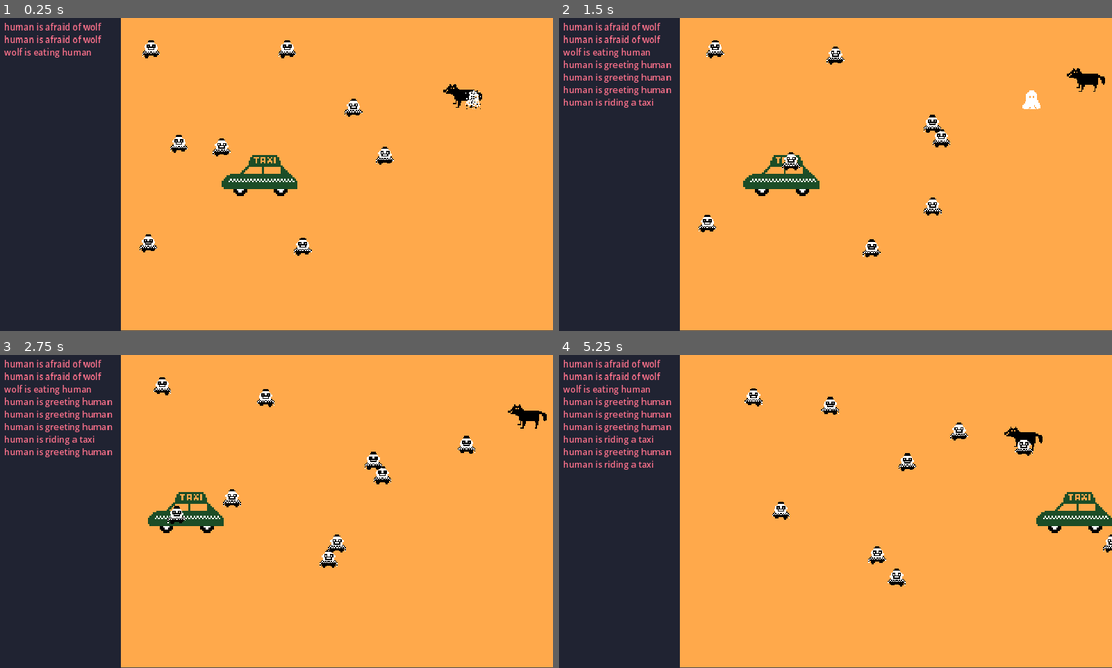
Above: before the commit, frames 1-4 (two rows, left to right).
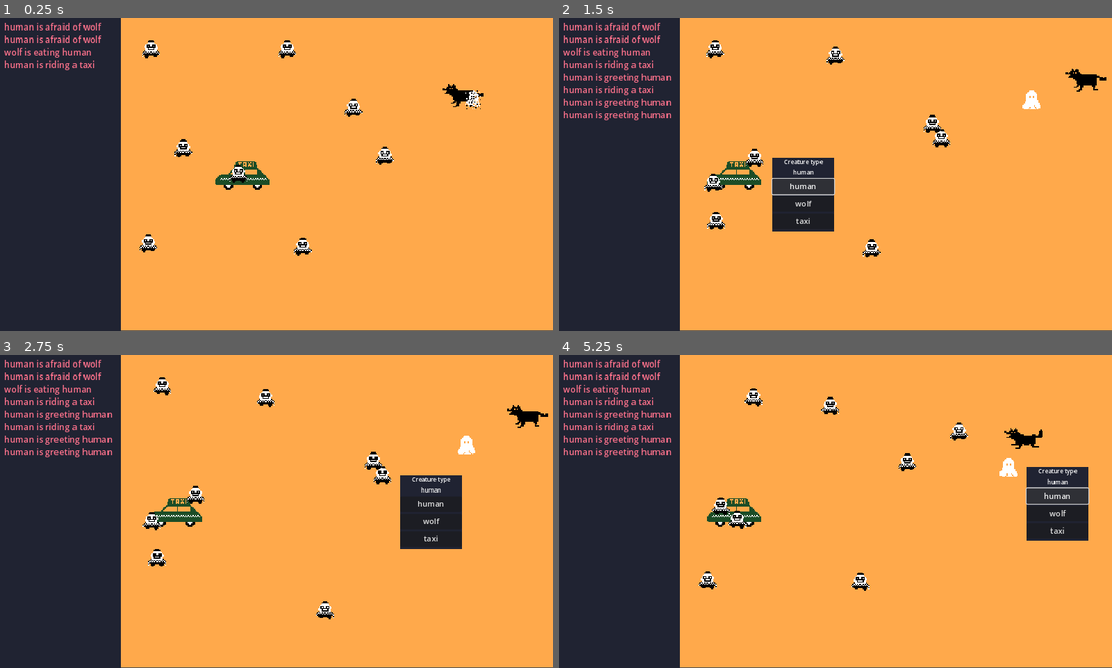
Above: after the commit, the same moments.

Repository: matiasautio/ld55-summoning
Game: Godot game, scene res://levels/test_level.tscn
Same seed, same stepped clock (60 frames per second), same inputs: the game is played once before the commit and once after it.
Inputs (mouse positions are in pixels of both pictures, inside the frame that each line leads up to):
- Up to frame 1 (0.25 s): no input
- Up to frame 2 (1.5 s): move the mouse to (758, 146) at 0.52 s; click (758, 146) at 0.67 s; click (802, 187) at 1.25 s, where only the run after the commit has a clickable "human"
- Up to frame 3 (2.75 s): move the mouse to (381, 473) at 2.02 s; click (381, 473) at 2.17 s
- Up to frame 4 (5.25 s): click (990, 505) at 2.75 s, where only the run after the commit has a clickable "human"; move the mouse to (885, 558) at 3.52 s; click (885, 558) at 3.67 s; move the mouse to (1006, 467) at 4.27 s; click (1006, 467) at 4.42 s; click (1056, 495) at 5 s, where only the run after the commit has a clickable "human"

The runs differ from the first frame. In frame 1, 1.4% of the frame differs, in the area x 0-88%, y 13-57%; in frame 2, 4.5%; in frame 3, 4.8%; in frame 4, 5.1%, in the area x 0-100%, y 13-76%.

Commit message:
UI to change creature types.

Diff:
--- a/creatures/taxi.gd
+++ b/creatures/taxi.gd
@@ -5,6 +5,7 @@
 
 var new_pos = Vector2.ZERO
 var movement = 1000
+var can_move = true
 var should_move = false
 var passenger = null
 var screen_size
@@ -17,31 +18,35 @@
 
 func die():
 	pass
-	#Console.add_message(type + " is getting chewed")
 
 
 func _physics_process(delta):
-	if should_move:
+	if should_move and can_move:
+		passenger.position = $RidingPos.global_position
 		position = position.lerp(new_pos, delta * 2)
 		if position.distance_to(new_pos) < size.x / 2:
-			#print("reached taxi goal")
-			passenger.reparent(get_parent())
+			should_move = false
 			passenger.can_move = true
-			should_move = false
+			passenger.current_action = null
+			passenger.find_new_pos()
+			passenger = null
 	position = position.clamp(Vector2(313,64), screen_size)
+
+
+func _on_input_event(viewport, event, shape_idx):
+	if event is InputEventMouseButton and event.button_mask == 0:
+		can_move = false
+		Console.show_popup(self)
 
 
 func move(_passenger):
 	if !should_move:
 		passenger = _passenger
 		passenger.can_move = false
-		passenger.reparent(self)
-		passenger.position = Vector2.ZERO#$RidingPos.position
-		print(passenger.position, $RidingPos.position, position)
+		passenger.position = $RidingPos.global_position
 		movement = movement * -1
 		new_pos = global_position + Vector2(movement, 0)
 		new_pos = new_pos.clamp(Vector2(313,64), screen_size)
-		#print(new_pos)
 		should_move = true
 
 
@@ -52,3 +57,15 @@
 
 func specific_goal():
 	return $RidingPos.global_position
+
+
+func change_type(new_type):
+	#print("my new type is ", new_type)
+	if monitorable:
+		monitorable = false
+	type = new_type
+	monitorable = true
+
+
+func enable_move():
+	can_move = true
--- a/creatures/taxi.tscn
+++ b/creatures/taxi.tscn
@@ -25,7 +25,7 @@
 script = ExtResource("1_tcwuf")
 
 [node name="AnimatedSprite2D" type="AnimatedSprite2D" parent="."]
-scale = Vector2(0.35, 0.35)
+scale = Vector2(0.25, 0.25)
 sprite_frames = SubResource("SpriteFrames_mfjv1")
 
 [node name="CollisionShape2D" type="CollisionShape2D" parent="."]
@@ -41,4 +41,5 @@
 position = Vector2(-15.25, -4)
 shape = SubResource("RectangleShape2D_rwxew")
 
+[connection signal="input_event" from="." to="." method="_on_input_event"]
 [connection signal="area_exited" from="PassengerSeat" to="." method="_on_passenger_seat_area_exited"]
--- a/creatures/wolf.gd
+++ b/creatures/wolf.gd
@@ -7,6 +7,7 @@
 @export var type = "wolf"
 var size = Vector2(0,0)
 
+var can_move = true
 var idle_pos = Vector2.ZERO
 
 
@@ -18,13 +19,21 @@
 
 
 func _physics_process(delta):
-	position = position.lerp(idle_pos, delta * 2)
-	if position.distance_to(idle_pos) < 1:
-		find_new_pos()
+	if can_move:
+		position = position.lerp(idle_pos, delta * 2)
+		if position.distance_to(idle_pos) < 1:
+			find_new_pos()
+
+
+func _on_input_event(viewport, event, shape_idx):
+	if event is InputEventMouseButton and event.button_mask == 0:
+		can_move = false
+		Console.show_popup(self)
+
 
 func _on_area_entered(area):
 	if area.type != "ghost":
-		Console.add_message("wolf is eating " + area.type)
+		Console.add_message(type + " is eating " + area.type)
 		area.die()
 	#area.queue_free()
 
@@ -36,3 +45,15 @@
 	#idle_pos = idle_pos.clamp(Vector2.ZERO, movement_area)
 	#start_pos = global_position
 	#print(idle_pos)
+
+
+func change_type(new_type):
+	#print("my new type is ", new_type)
+	if monitorable:
+		monitorable = false
+	type = new_type
+	monitorable = true
+
+
+func enable_move():
+	can_move = true
--- a/creatures/wolf.tscn
+++ b/creatures/wolf.tscn
@@ -32,8 +32,10 @@
 [node name="AnimatedSprite2D" type="AnimatedSprite2D" parent="."]
 scale = Vector2(0.25, 0.25)
 sprite_frames = SubResource("SpriteFrames_a6o6n")
+autoplay = "default"
 
 [node name="CollisionShape2D" type="CollisionShape2D" parent="."]
 shape = SubResource("RectangleShape2D_j5ewf")
 
 [connection signal="area_entered" from="." to="." method="_on_area_entered"]
+[connection signal="input_event" from="." to="." method="_on_input_event"]
--- a/human/human.gd
+++ b/human/human.gd
@@ -37,9 +37,10 @@
 	size = Vector2($AnimatedSprite2D.sprite_frames.get_frame_texture("human", 0).get_size() * $AnimatedSprite2D.scale)
 	#print(position)
 	screen_size = get_viewport_rect().size# - Vector2(313,0)# 93 + size.y)
-	print(screen_size)
+	#print(screen_size)
 	find_new_pos()
-	play_animation("human")
+	if state == 1:
+		play_animation("human")
 	#print(idle_pos)
 
 
@@ -48,17 +49,18 @@
 	#t += delta * 0.4
 	if can_move:
 		if goal != null:
-				if !specific_goal:
-					position = position.lerp(goal.global_position * direction, delta * 2)
-					if position.distance_to(goal.global_position) < goal.size.x:
-						goal_reached()
-				else:
-					position = position.lerp(goal.specific_goal() * direction, delta * 2)
-					if position.distance_to(goal.specific_goal()) < 10:
-						goal_reached()
+				#if !specific_goal:
+				position = position.lerp(goal.global_position * direction, delta * 2)
+				if position.distance_to(goal.global_position) < goal.size.x:
+					goal_reached()
+				#else:
+					#position = position.lerp(goal.specific_goal() * direction, delta * 2)
+					#if position.distance_to(goal.specific_goal()) < 10:
+						#goal_reached()
 		if goal == null and current_action == null:
 			if $AnimatedSprite2D.animation != "human_walk":
-				play_animation("human_walk")
+				if state == 1:
+					play_animation("human_walk")
 			#t += delta * 2
 			position = position.lerp(idle_pos, delta * 2)
 			if position.distance_to(idle_pos) < 1:
@@ -99,16 +101,18 @@
 		"taxi":
 			#print(current_action)
 			if !has_reached_goal:
-				specific_goal = true
+				#specific_goal = true
 				goal = action
 			else:
-				goal.move(self)
+				if goal. has_method("move"):
+					goal.move(self)
 				action_timer.start()
 				Console.add_message(type + " is riding a taxi")
 
 
 func goal_reached():
-	play_animation("human")
+	if state == 1:
+		play_animation("human")
 	has_reached_goal = true
 	specific_goal = false
 	determine_action(goal)
@@ -116,11 +120,11 @@
 
 
 func _on_input_event(viewport, event, shape_idx):
-	pass
 	#print(event)
-	#if event is InputEventMouseButton and event.button_mask == 0:
-		#get_tree().call_group("human", "change_type", "human")
-		#change_type("human")
+	if event is InputEventMouseButton and event.button_mask == 0:
+		print("human clicked")
+		can_move = false
+		Console.show_popup(self)
 
 
 func change_type(new_type):
@@ -131,9 +135,14 @@
 	monitorable = true
 
 
+func enable_move():
+	can_move = true
+
+
 func find_new_pos():
 	#t = 0
-	play_animation("human")
+	if state == 1:
+		play_animation("human")
 	var movement_area = Vector2(randf_range(-size.x, size.x), randf_range(-size.y, size.y)) * 2
 	idle_pos = global_position + movement_area
 	idle_pos = idle_pos.clamp(Vector2(313,64), screen_size)
@@ -172,3 +181,7 @@
 func _on_animated_sprite_2d_animation_finished():
 	if $AnimatedSprite2D.animation == "human_becomeghost":
 		play_animation("ghost")
+
+
+func _on_mouse_entered():
+	print("mouse entered")
--- a/human/human.tscn
+++ b/human/human.tscn
@@ -142,6 +142,7 @@
 one_shot = true
 
 [connection signal="input_event" from="." to="." method="_on_input_event"]
+[connection signal="mouse_entered" from="." to="." method="_on_mouse_entered"]
 [connection signal="animation_finished" from="AnimatedSprite2D" to="." method="_on_animated_sprite_2d_animation_finished"]
 [connection signal="area_entered" from="Vision" to="." method="_on_vision_area_entered"]
 [connection signal="timeout" from="ActionCooldown" to="." method="_on_action_cooldown_timeout"]
--- /dev/null
+++ b/levels/taxi_test.tscn
@@ -0,0 +1,22 @@
+[gd_scene load_steps=3 format=3 uid="uid://b3gf618byhlr4"]
+
+[ext_resource type="PackedScene" uid="uid://gkg6imyesjnw" path="res://creatures/taxi.tscn" id="1_ew07n"]
+[ext_resource type="PackedScene" uid="uid://x7pch5eqnnqv" path="res://human/human.tscn" id="2_6y1qt"]
+
+[node name="TaxiTest" type="Node2D"]
+
+[node name="ColorRect" type="ColorRect" parent="."]
+anchors_preset = 15
+anchor_right = 1.0
+anchor_bottom = 1.0
+offset_right = 1152.0
+offset_bottom = 647.0
+grow_horizontal = 2
+grow_vertical = 2
+color = Color(1, 0.662745, 0.294118, 1)
+
+[node name="Taxi" parent="." instance=ExtResource("1_ew07n")]
+position = Vector2(582, 324)
+
+[node name="Human" parent="." instance=ExtResource("2_6y1qt")]
+position = Vector2(498, 360)
--- a/levels/test_level.tscn
+++ b/levels/test_level.tscn
@@ -22,6 +22,7 @@
 offset_bottom = 647.0
 grow_horizontal = 2
 grow_vertical = 2
+mouse_filter = 2
 color = Color(1, 0.662745, 0.294118, 1)
 
 [node name="MovementArea" type="ColorRect" parent="."]
@@ -29,6 +30,7 @@
 offset_top = 42.0
 offset_right = 1127.0
 offset_bottom = 408.0
+mouse_filter = 2
 color = Color(1, 1, 1, 0)
 
 [node name="Wolf" parent="." node_paths=PackedStringArray("movement_boudnaries") instance=ExtResource("3_aq4in")]
--- /dev/null
+++ b/ui/CreaturePopUp.gd
@@ -0,0 +1,53 @@
+extends ColorRect
+
+
+var creature_types = ["human", "wolf", "taxi"]
+var current_creature = null
+
+
+# Called when the node enters the scene tree for the first time.
+func _ready():
+	var value = 0
+	for type in creature_types:
+		print(value)
+		var new_button = $VBoxContainer/Type.duplicate()
+		new_button.text = type
+		$VBoxContainer.add_child(new_button)
+		#new_button.position += Vector2(0, 50 * value)
+		if value == 0:
+			new_button.pressed.connect(on_human_pressed)
+		elif value == 1:
+			new_button.pressed.connect(on_wolf_pressed)
+		elif value == 2:
+			new_button.pressed.connect(on_taxi_pressed)
+		value += 1
+	$VBoxContainer/Type.queue_free()
+
+
+func _process(delta):
+	pass
+
+
+func on_human_pressed():
+	current_creature.change_type("human")
+	apply_changes_to_creature()
+
+
+func on_wolf_pressed():
+	current_creature.change_type("wolf")
+	apply_changes_to_creature()
+
+
+func on_taxi_pressed():
+	current_creature.change_type("taxi")
+	apply_changes_to_creature()
+
+
+func apply_changes_to_creature():
+	current_creature.enable_move()
+	$VBoxContainer/CurrentType.text = "[center]" + current_creature.type
+	$ClosePopUpDelay.start()
+
+
+func _on_close_pop_up_delay_timeout():
+	visible = false
--- a/ui/console.gd
+++ b/ui/console.gd
@@ -1,7 +1,23 @@
 extends Control
+
+@onready var creature_popup = $CanvasLayer/CreaturePopUp
+var current_creature = null
+var screen_size
+
+
+func _ready():
+	screen_size = get_viewport_rect().size
 
 
 func add_message(message):
 	if $CanvasLayer/Message.text != "":
 		$CanvasLayer/Message.text += "\n"
 	$CanvasLayer/Message.text += message
+
+
+func show_popup(creature):
+	creature_popup.visible = true
+	creature_popup.global_position = creature.position + Vector2(creature.size.x, 0)
+	creature_popup.global_position = creature_popup.global_position.clamp(Vector2.ZERO, screen_size)
+	$CanvasLayer/CreaturePopUp/VBoxContainer/CurrentType.text = "[center]" + creature.type
+	creature_popup.current_creature = creature
--- a/ui/console.tscn
+++ b/ui/console.tscn
@@ -1,18 +1,20 @@
-[gd_scene load_steps=2 format=3 uid="uid://c72gv5k3ansqg"]
+[gd_scene load_steps=3 format=3 uid="uid://c72gv5k3ansqg"]
 
 [ext_resource type="Script" path="res://ui/console.gd" id="1_uvouq"]
+[ext_resource type="Script" path="res://ui/CreaturePopUp.gd" id="2_nfrai"]
 
 [node name="Console" type="Control"]
 layout_mode = 3
 anchors_preset = 15
 anchor_right = 1.0
 anchor_bottom = 1.0
+offset_right = -895.0
 grow_horizontal = 2
 grow_vertical = 2
+mouse_filter = 2
 script = ExtResource("1_uvouq")
 
 [node name="CanvasLayer" type="CanvasLayer" parent="."]
-layer = 10
 
 [node name="ColorRect" type="ColorRect" parent="CanvasLayer"]
 anchors_preset = 12
@@ -52,3 +54,41 @@
 grow_horizontal = 2
 grow_vertical = 0
 color = Color(0.12549, 0.137255, 0.196078, 1)
+
+[node name="CreaturePopUp" type="ColorRect" parent="CanvasLayer"]
+visible = false
+offset_left = 468.0
+offset_top = 248.0
+offset_right = 596.0
+offset_bottom = 401.0
+color = Color(0.12549, 0.137255, 0.196078, 1)
+script = ExtResource("2_nfrai")
+
+[node name="VBoxContainer" type="VBoxContainer" parent="CanvasLayer/CreaturePopUp"]
+layout_mode = 0
+offset_right = 128.0
+offset_bottom = 178.0
+
+[node name="Header" type="RichTextLabel" parent="CanvasLayer/CreaturePopUp/VBoxContainer"]
+layout_mode = 2
+theme_override_font_sizes/normal_font_size = 12
+bbcode_enabled = true
+text = "[center]Creature type"
+fit_content = true
+
+[node name="CurrentType" type="RichTextLabel" parent="CanvasLayer/CreaturePopUp/VBoxContainer"]
+layout_mode = 2
+theme_override_font_sizes/normal_font_size = 12
+bbcode_enabled = true
+text = "[center]asd"
+fit_content = true
+
+[node name="Type" type="Button" parent="CanvasLayer/CreaturePopUp/VBoxContainer"]
+layout_mode = 2
+text = "human"
+
+[node name="ClosePopUpDelay" type="Timer" parent="CanvasLayer/CreaturePopUp"]
+wait_time = 0.3
+one_shot = true
+
+[connection signal="timeout" from="CanvasLayer/CreaturePopUp/ClosePopUpDelay" to="CanvasLayer/CreaturePopUp" method="_on_close_pop_up_delay_timeout"]
